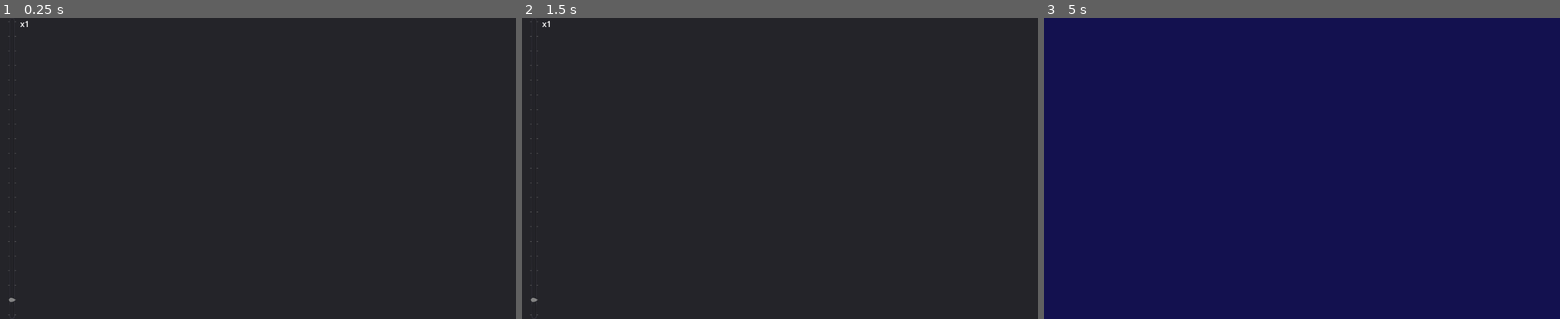
Above: before the commit, frames 1-3 (left to right).
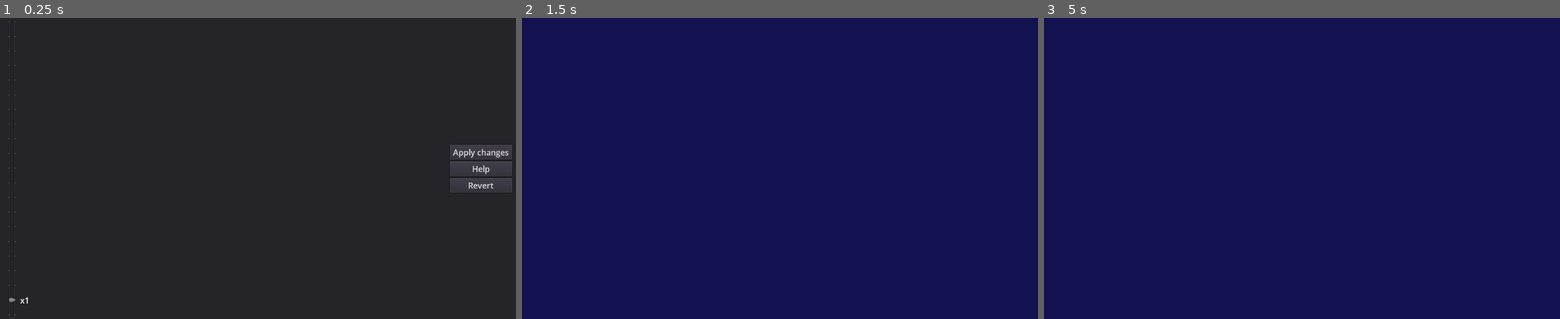
Above: after the commit, the same moments.

Repository: KoBeWi/Hedgewars-Theme-Editor-3
Game: Godot game, scene res://ObjectEdit.tscn
Two runs of this game, one before a commit and one after it. Both use one fixed random seed, a clock stepped at 60 frames per second and the inputs below. This scene is started directly instead of the project's main scene.
Inputs (mouse positions are in pixels of both pictures, inside the frame that each line leads up to):
- Up to frame 1 (0.25 s): no input
- Up to frame 2 (1.5 s): click (1001, 153) at 0.5 s, where only the run after the commit has a clickable "Apply changes"; tap Enter (ui_accept) at 1.25, 1.35 s; move the mouse to (893, 153) at 1.27 s; click (893, 153) at 1.42 s
- Up to frame 3 (5 s): tap Enter (ui_accept) at 1.52, 1.82, 2, 2.75, 2.85, 3.5, 4.25, 4.35, 4.52, 4.82 s; drag from (1198, 183) to (1276, 228) at 2.02 s; move the mouse to (1353, 102) at 2.77 s; click (1353, 102) at 2.92 s; drag from (1276, 228) to (1147, 123) at 3.52 s; move the mouse to (1456, 213) at 4.27 s; click (1456, 213) at 4.42 s; tap Escape (ui_cancel) at 4.9 s

The runs differ from the first frame. In frame 1, 1.2% of the frame differs, in the area x 3-100%, y 0-95%; in frame 2, 100%, in the area x 0-100%, y 0-100%; in frame 3, nothing differs.
Error before the commit: Invalid get index 'name' (on base: 'Nil'). (res://Scripts/ObjectEdit.gd:10)
Error after the commit: Invalid get index 'name' (on base: 'Nil').

Commit message:
Improved object edit + objects can now be saved

Diff:
--- a/ObjectEdit.tscn
+++ b/ObjectEdit.tscn
@@ -1,6 +1,7 @@
-[gd_scene load_steps=3 format=2]
+[gd_scene load_steps=10 format=2]
 
 [ext_resource path="res://Scripts/ObjectEdit.gd" type="Script" id=1]
+[ext_resource path="res://Images/Checker.png" type="Texture" id=2]
 
 [sub_resource type="GDScript" id=1]
 
@@ -11,6 +12,10 @@
 var selected_rects = []
 var was_selected
 
+func _ready():
+	texture = Util.load_texture(str(HWTheme.path(), get_parent().object.name, \".png\"))
+	$Checker.region_rect.size = texture.get_size()
+
 func _process(delta):
 	if drawing != null or !selected_rects.empty() or was_selected:
 		update()
@@ -18,13 +23,20 @@
 func _draw():
 	draw_set_transform(origin(), 0, Vector2(1, 1))
 
+	var intersecting = []
 	for rect in get_parent().object.buried:
-		var color = Color.yellow if rect in selected_rects else Color.red
+		var intersect = false
+		for rect2 in get_parent().object.visible:
+			if rect.intersects(rect2):
+				intersect = true
+				intersecting.append(rect2)
+
+		var color = Color.yellow if rect in selected_rects else Color.magenta if intersect else Color.red
 		draw_rect(rect, color, false)
 		draw_rect(rect, fill_color(color))
 
 	for rect in get_parent().object.visible:
-		var color = Color.yellow if rect in selected_rects else Color.green
+		var color = Color.yellow if rect in selected_rects else Color.magenta if rect in intersecting else Color.green
 		draw_rect(rect, color, false)
 		draw_rect(rect, fill_color(color))
 
@@ -43,18 +55,16 @@
 
 func get_drawn_rectangle():
 	var start = Vector2(drawing.x if drawing.x < mouse().x else mouse().x, drawing.y if drawing.y < mouse().y else mouse().y)
-	var size = Vector2(clamp(abs(mouse().x - drawing.x), 1, texture.get_size().x), clamp(abs(mouse().y - drawing.y), 1, texture.get_size().y))
-	return Rect2(start, size)
+	start.x = clamp(start.x, 0, texture.get_size().x-1)
+	start.y = clamp(start.y, 0, texture.get_size().y-1)
+
+	var end = Vector2(drawing.x if drawing.x > mouse().x else mouse().x, drawing.y if drawing.y > mouse().y else mouse().y)
+	end.x = clamp(end.x, start.x + 1, texture.get_size().x)
+	end.y = clamp(end.y, start.y + 1, texture.get_size().y)
+
+	return Rect2(start, end - start)
 
 func start_rectangle(buried):
-	if was_selected:
-		for rect in was_selected:
-			if (buried and rect in get_parent().object.visible) or (!buried and rect in get_parent().object.buried):
-				if buried: get_parent().object.visible.erase(rect)
-				else: get_parent().object.buried.erase(rect)
-
-				return
-
 	drawing = mouse()
 	drawing.x = max(drawing.x, 0)
 	drawing.y = max(drawing.y, 0)
@@ -63,7 +73,49 @@
 func stop_rectangle():
 	drawing = null
 	drawing_buried = null
-	update()"
+	update()
+
+func update_checker():
+	$Checker.global_scale = Vector2(1, 1)
+	$Checker.region_rect.size = texture.get_size() * scale
+
+func remove_rectangles():
+	if was_selected: for rect in was_selected:
+		get_parent().object.visible.erase(rect)
+		get_parent().object.buried.erase(rect)"
+
+[sub_resource type="InputEventAction" id=2]
+
+device = 0
+action = "ui_accept"
+pressed = false
+
+[sub_resource type="ShortCut" id=3]
+
+shortcut = SubResource( 2 )
+_sections_unfolded = [ "shortcut" ]
+
+[sub_resource type="InputEventAction" id=6]
+
+device = 0
+action = "ui_help"
+pressed = false
+
+[sub_resource type="ShortCut" id=7]
+
+shortcut = SubResource( 6 )
+_sections_unfolded = [ "shortcut" ]
+
+[sub_resource type="InputEventAction" id=4]
+
+device = 0
+action = "ui_cancel"
+pressed = false
+
+[sub_resource type="ShortCut" id=5]
+
+shortcut = SubResource( 4 )
+_sections_unfolded = [ "shortcut" ]
 
 [node name="ObjectEdit" type="Panel"]
 anchor_left = 0.0
@@ -79,12 +131,18 @@
 script = ExtResource( 1 )
 
 [node name="ObjectImage" type="Sprite" parent="."]
+editor/display_folded = true
 z_index = 1
 script = SubResource( 1 )
 _sections_unfolded = [ "Z Index" ]
 
+[node name="Checker" type="Sprite" parent="ObjectImage"]
+show_behind_parent = true
+texture = ExtResource( 2 )
+region_enabled = true
+_sections_unfolded = [ "Region", "Visibility" ]
+
 [node name="UI" type="CanvasLayer" parent="."]
-editor/display_folded = true
 layer = 1
 offset = Vector2( 0, 0 )
 rotation = 0.0
@@ -142,3 +200,277 @@
 lines_skipped = 0
 max_lines_visible = -1
 _sections_unfolded = [ "Anchor", "Rect" ]
+
+[node name="Container" type="HBoxContainer" parent="UI"]
+anchor_left = 1.0
+anchor_top = 0.5
+anchor_right = 1.0
+anchor_bottom = 0.5
+margin_left = -658.0
+margin_top = -102.0
+margin_right = -16.0
+margin_bottom = 103.0
+rect_pivot_offset = Vector2( 0, 0 )
+rect_clip_content = false
+mouse_filter = 1
+mouse_default_cursor_shape = 0
+size_flags_horizontal = 1
+size_flags_vertical = 1
+alignment = 1
+_sections_unfolded = [ "Rect" ]
+
+[node name="Stretcher" type="Control" parent="UI/Container"]
+anchor_left = 0.0
+anchor_top = 0.0
+anchor_right = 0.0
+anchor_bottom = 0.0
+margin_left = 245.0
+margin_right = 245.0
+margin_bottom = 205.0
+rect_pivot_offset = Vector2( 0, 0 )
+rect_clip_content = false
+mouse_filter = 0
+mouse_default_cursor_shape = 0
+size_flags_horizontal = 1
+size_flags_vertical = 1
+
+[node name="Help" type="VBoxContainer" parent="UI/Container"]
+editor/display_folded = true
+visible = false
+anchor_left = 0.0
+anchor_top = 0.0
+anchor_right = 0.0
+anchor_bottom = 0.0
+margin_right = 491.0
+margin_bottom = 205.0
+rect_pivot_offset = Vector2( 0, 0 )
+rect_clip_content = false
+mouse_filter = 1
+mouse_default_cursor_shape = 0
+size_flags_horizontal = 1
+size_flags_vertical = 1
+alignment = 1
+
+[node name="Label" type="Label" parent="UI/Container/Help"]
+anchor_left = 0.0
+anchor_top = 0.0
+anchor_right = 0.0
+anchor_bottom = 0.0
+margin_top = 10.0
+margin_right = 491.0
+margin_bottom = 33.0
+rect_pivot_offset = Vector2( 0, 0 )
+rect_clip_content = false
+mouse_filter = 2
+mouse_default_cursor_shape = 0
+size_flags_horizontal = 1
+size_flags_vertical = 4
+text = "Left mouse - visible rectangle (green)"
+percent_visible = 1.0
+lines_skipped = 0
+max_lines_visible = -1
+
+[node name="Label2" type="Label" parent="UI/Container/Help"]
+anchor_left = 0.0
+anchor_top = 0.0
+anchor_right = 0.0
+anchor_bottom = 0.0
+margin_top = 37.0
+margin_right = 491.0
+margin_bottom = 60.0
+rect_pivot_offset = Vector2( 0, 0 )
+rect_clip_content = false
+mouse_filter = 2
+mouse_default_cursor_shape = 0
+size_flags_horizontal = 1
+size_flags_vertical = 4
+text = "Right mouse - buried rectangle (red)"
+percent_visible = 1.0
+lines_skipped = 0
+max_lines_visible = -1
+
+[node name="Label3" type="Label" parent="UI/Container/Help"]
+anchor_left = 0.0
+anchor_top = 0.0
+anchor_right = 0.0
+anchor_bottom = 0.0
+margin_top = 64.0
+margin_right = 491.0
+margin_bottom = 87.0
+rect_pivot_offset = Vector2( 0, 0 )
+rect_clip_content = false
+mouse_filter = 2
+mouse_default_cursor_shape = 0
+size_flags_horizontal = 1
+size_flags_vertical = 4
+text = "Middle mouse - move around"
+percent_visible = 1.0
+lines_skipped = 0
+max_lines_visible = -1
+
+[node name="Label4" type="Label" parent="UI/Container/Help"]
+anchor_left = 0.0
+anchor_top = 0.0
+anchor_right = 0.0
+anchor_bottom = 0.0
+margin_top = 91.0
+margin_right = 491.0
+margin_bottom = 114.0
+rect_pivot_offset = Vector2( 0, 0 )
+rect_clip_content = false
+mouse_filter = 2
+mouse_default_cursor_shape = 0
+size_flags_horizontal = 1
+size_flags_vertical = 4
+text = "Middle click - remove rectangle (yellow)"
+percent_visible = 1.0
+lines_skipped = 0
+max_lines_visible = -1
+
+[node name="Label5" type="Label" parent="UI/Container/Help"]
+anchor_left = 0.0
+anchor_top = 0.0
+anchor_right = 0.0
+anchor_bottom = 0.0
+margin_top = 118.0
+margin_right = 491.0
+margin_bottom = 141.0
+rect_pivot_offset = Vector2( 0, 0 )
+rect_clip_content = false
+mouse_filter = 2
+mouse_default_cursor_shape = 0
+size_flags_horizontal = 1
+size_flags_vertical = 4
+text = "Mouse wheel - zoom in/zoom out"
+percent_visible = 1.0
+lines_skipped = 0
+max_lines_visible = -1
+
+[node name="Label6" type="Label" parent="UI/Container/Help"]
+anchor_left = 0.0
+anchor_top = 0.0
+anchor_right = 0.0
+anchor_bottom = 0.0
+margin_top = 145.0
+margin_right = 491.0
+margin_bottom = 194.0
+rect_pivot_offset = Vector2( 0, 0 )
+rect_clip_content = false
+mouse_filter = 2
+mouse_default_cursor_shape = 0
+size_flags_horizontal = 1
+size_flags_vertical = 4
+custom_colors/font_color = Color( 1, 0, 1, 1 )
+text = "Magenta rectangles are intersecting visible and buried rectangles.
+This MUSTN'T happen."
+percent_visible = 1.0
+lines_skipped = 0
+max_lines_visible = -1
+_sections_unfolded = [ "custom_colors" ]
+
+[node name="Separator" type="Control" parent="UI/Container"]
+anchor_left = 0.0
+anchor_top = 0.0
+anchor_right = 0.0
+anchor_bottom = 0.0
+margin_left = 249.0
+margin_right = 269.0
+margin_bottom = 205.0
+rect_min_size = Vector2( 20, 0 )
+rect_pivot_offset = Vector2( 0, 0 )
+rect_clip_content = false
+mouse_filter = 0
+mouse_default_cursor_shape = 0
+size_flags_horizontal = 1
+size_flags_vertical = 1
+_sections_unfolded = [ "Rect" ]
+
+[node name="Buttons" type="VBoxContainer" parent="UI/Container"]
+editor/display_folded = true
+anchor_left = 0.0
+anchor_top = 0.0
+anchor_right = 0.0
+anchor_bottom = 0.0
+margin_left = 273.0
+margin_right = 396.0
+margin_bottom = 205.0
+rect_pivot_offset = Vector2( 0, 0 )
+rect_clip_content = false
+mouse_filter = 1
+mouse_default_cursor_shape = 0
+size_flags_horizontal = 1
+size_flags_vertical = 1
+alignment = 1
+_sections_unfolded = [ "Margin", "Rect" ]
+
+[node name="Apply" type="Button" parent="UI/Container/Buttons"]
+anchor_left = 0.0
+anchor_top = 0.0
+anchor_right = 0.0
+anchor_bottom = 0.0
+margin_top = 55.0
+margin_right = 123.0
+margin_bottom = 84.0
+rect_pivot_offset = Vector2( 0, 0 )
+rect_clip_content = false
+focus_mode = 2
+mouse_filter = 0
+mouse_default_cursor_shape = 0
+size_flags_horizontal = 1
+size_flags_vertical = 1
+toggle_mode = false
+enabled_focus_mode = 2
+shortcut = SubResource( 3 )
+group = null
+text = "Apply changes"
+flat = false
+align = 1
+_sections_unfolded = [ "shortcut" ]
+
+[node name="Help" type="Button" parent="UI/Container/Buttons"]
+anchor_left = 0.0
+anchor_top = 0.0
+anchor_right = 0.0
+anchor_bottom = 0.0
+margin_top = 88.0
+margin_right = 123.0
+margin_bottom = 117.0
+rect_pivot_offset = Vector2( 0, 0 )
+rect_clip_content = false
+focus_mode = 2
+mouse_filter = 0
+mouse_default_cursor_shape = 0
+size_flags_horizontal = 1
+size_flags_vertical = 1
+toggle_mode = false
+enabled_focus_mode = 2
+shortcut = SubResource( 7 )
+group = null
+text = "Help"
+flat = false
+align = 1
+_sections_unfolded = [ "shortcut" ]
+
+[node name="Revert" type="Button" parent="UI/Container/Buttons"]
+anchor_left = 0.0
+anchor_top = 0.0
+anchor_right = 0.0
+anchor_bottom = 0.0
+margin_top = 121.0
+margin_right = 123.0
+margin_bottom = 150.0
+rect_pivot_offset = Vector2( 0, 0 )
+rect_clip_content = false
+focus_mode = 2
+mouse_filter = 0
+mouse_default_cursor_shape = 0
+size_flags_horizontal = 1
+size_flags_vertical = 1
+toggle_mode = false
+enabled_focus_mode = 2
+shortcut = SubResource( 5 )
+group = null
+text = "Revert"
+flat = false
+align = 1
+_sections_unfolded = [ "shortcut" ]
--- a/Scripts/ObjectEdit.gd
+++ b/Scripts/ObjectEdit.gd
@@ -3,18 +3,23 @@
 onready var image = $ObjectImage
 
 var object
+var original_object
 var zoom = 1 setget set_zoom
 var drag
+var moved = false
 
 func _ready():
-	image.texture = Util.load_texture(str(HWTheme.path(), object.name, ".png"))
-
 	connect("resized", self, "move_view")
 	$UI/Zoom.connect("value_changed", self, "set_zoom")
 	$UI/Zoom.connect("resized", self, "set_zoom", [zoom])
+	$UI/Container/Buttons/Apply.connect("pressed", self, "on_apply")
+	$UI/Container/Buttons/Help.connect("pressed", self, "on_help")
+	$UI/Container/Buttons/Revert.connect("pressed", self, "on_revert")
+	$UI/Container/Stretcher.rect_min_size.x = $UI/Container/Help.rect_size.x
 
 	set_zoom(1)
 	move_view()
+	original_object = object.duplicate(true)
 
 func _process(delta):
 	if drag: image.position = drag + get_viewport().get_mouse_position()
@@ -31,8 +36,10 @@
 				self.zoom = max(zoom - 0.5, 0)
 			elif event.button_index == BUTTON_MIDDLE:
 				drag = image.position - get_viewport().get_mouse_position()
+				moved = false
 		elif event.button_index == BUTTON_MIDDLE:
 			drag = null
+			if !moved: image.remove_rectangles()
 		elif event.button_index == BUTTON_LEFT and image.drawing != null:
 			object.visible.append(image.get_drawn_rectangle())
 			image.stop_rectangle()
@@ -40,11 +47,7 @@
 			object.buried.append(image.get_drawn_rectangle())
 			image.stop_rectangle()
 
-	if event is InputEventKey and event.is_pressed() and event.scancode == KEY_ESCAPE:
-		queue_free()
-		$"/root".add_child(Util.temp_editor)
-		get_tree().current_scene = Util.temp_editor
-		Util.temp_editor = null
+	if event is InputEventMouseMotion: moved = true
 
 func _unhandled_input(event):
 	if event is InputEventMouseButton:
@@ -61,6 +64,26 @@
 	$UI/Zoom.value = new_zoom
 	$UI/Zoom/Label.text = str("x", zoom)
 	$UI/Zoom/Label.rect_position.y = $UI/Zoom.rect_size.y - zoom/20.0 * ($UI/Zoom.rect_size.y-16) - 20
+	$ObjectImage.update_checker()
 
 func move_view():
 	image.position = rect_position + rect_size/2
+
+func on_apply():
+	HWTheme.apply_change()
+	exit()
+
+func on_help():
+	$UI/Container/Help.visible = !$UI/Container/Help.visible
+	$UI/Container/Stretcher.visible = !$UI/Container/Help.visible
+
+func on_revert():
+	object.buried = original_object.buried
+	object.visible = original_object.visible
+	exit()
+
+func exit():
+	queue_free()
+	$"/root".add_child(Util.temp_editor)
+	get_tree().current_scene = Util.temp_editor
+	Util.temp_editor = null
--- a/Scripts/Theme.gd
+++ b/Scripts/Theme.gd
@@ -313,10 +313,11 @@
 	if is_loading: return
 
 	set(property, value)
-	if Util.enable_autosave:
-		save_theme()
-	else:
-		refresh_oputput()
+	apply_change()
 
 func change_property_from_list(item, property, list):
 	change_property(list.get_item_text(item), property)
+
+func apply_change():
+	if Util.enable_autosave: save_theme()
+	else: refresh_oputput()
--- a/project.godot
+++ b/project.godot
@@ -36,6 +36,14 @@
 
 theme/custom_font="res://Font/DefaultFont.tres"
 
+[input]
+
+ui_help={
+"deadzone": 0.5,
+"events": [ Object(InputEventKey,"resource_local_to_scene":false,"resource_name":"","device":0,"alt":false,"shift":false,"control":false,"meta":false,"command":false,"pressed":false,"scancode":16777244,"unicode":0,"echo":false,"script":null)
+ ]
+}
+
 [locale]
 
 translations=PoolStringArray( "res://Translation/pl.po" )
Binary file added: Images/Checker.png
Not shown, added: Images/Checker.png.import
